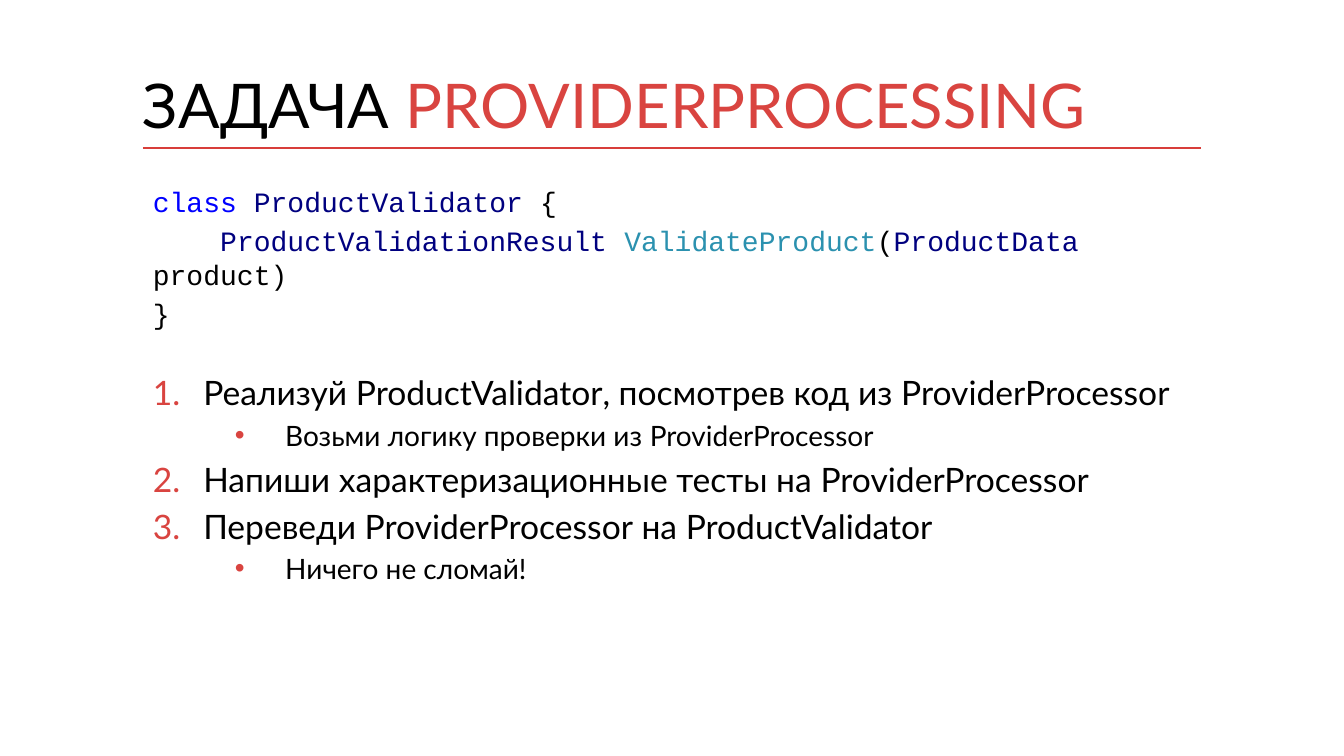
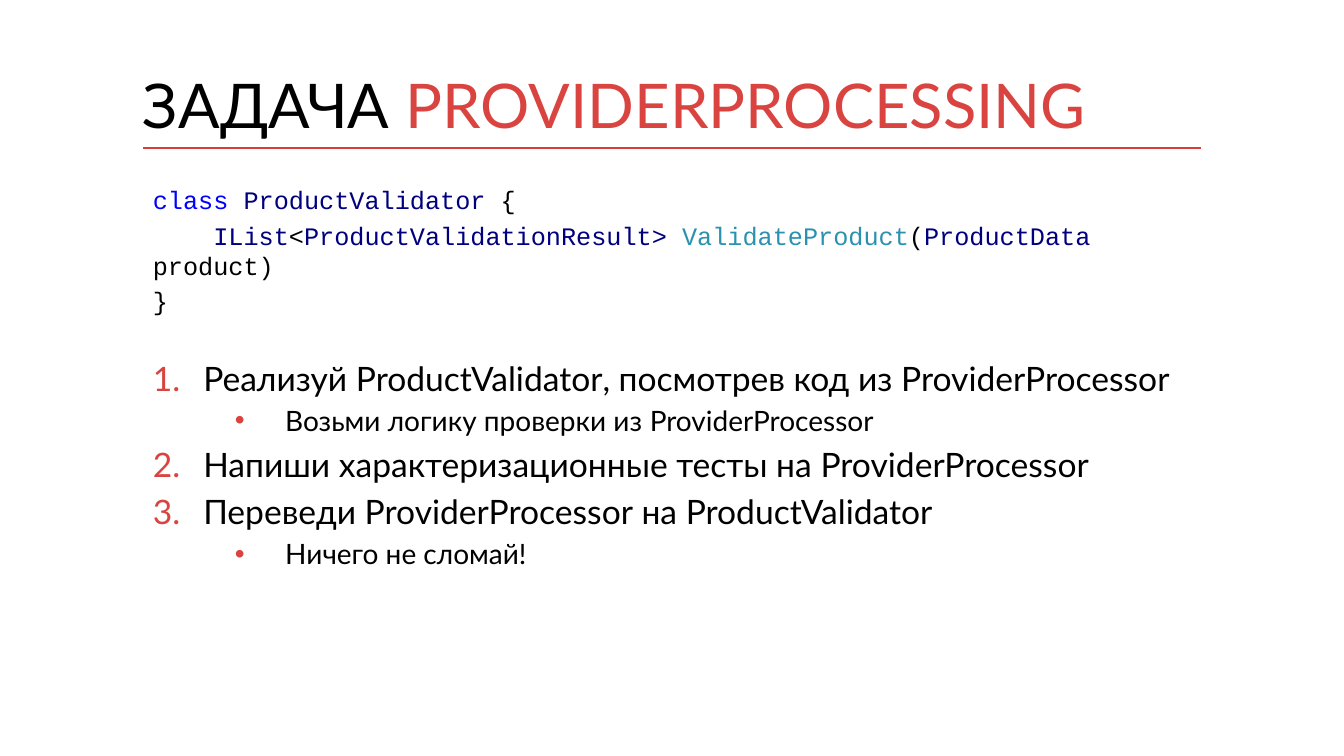
Before and after one commit to kontur-courses/legacy, a slide deck: slide 15 of legacy.pptx. Drawn at 1344x756 pixels with LibreOffice and Linux fonts; fonts in the diff are those of the drawing. Boxes give left, top, right and bottom in pixels: in the first picture for what was removed or moved away, otherwise in the second. Text is boxed around its words. In the diff, an @@ line names an element or a change of style, - is before the commit and + after.

Commit message:
Change initial state of ProviderProcessor

```diff
--- a/legacy.pptx
+++ b/legacy.pptx
@@ text at box(153, 191, 486, 210): size 20 to 18 pt in "class ProductValidator {", "}" @@
@@ text at box(153, 226, 1090, 281): text changed; size 20 to 18 pt @@
-ProductValidationResult ValidateProduct(ProductData product)
+IList<ProductValidationResult> ValidateProduct(ProductData product)
```
Also in this commit, not shown: 1 other file.
